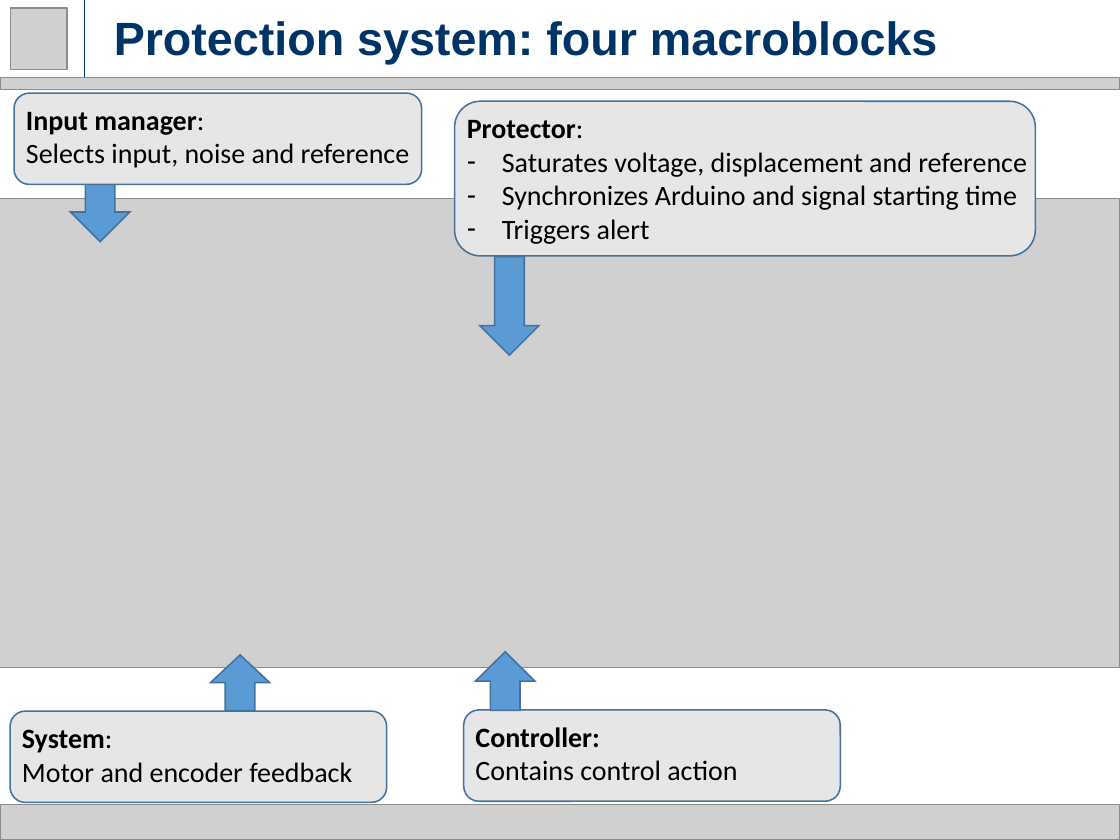
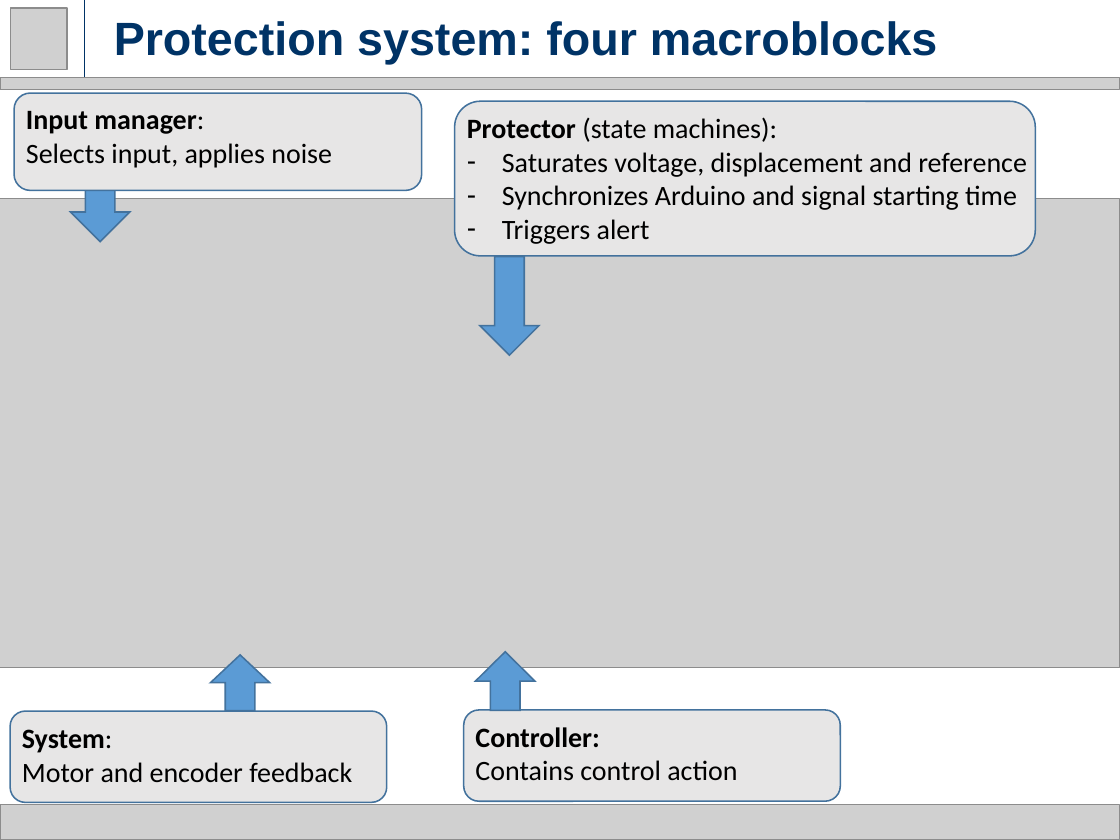
Before and after one commit to rssalessio/Control-Linear-Vibrations, a slide deck: slide 4 of finalPresentation/Part 1/Part1.pptx. Drawn at 1120x840 pixels with LibreOffice and Linux fonts; fonts in the diff are those of the drawing; grey boxes stand for pictures. Boxes give left, top, right and bottom in pixels: in the first picture for what was removed or moved away, otherwise in the second. Text is boxed around its words. In the diff, an @@ line names an element or a change of style, - is before the commit and + after.

```diff
--- a/finalPresentation/Part 1/Part1.pptx
+++ b/finalPresentation/Part 1/Part1.pptx
@@ rounded rectangle: place and size @@
-rounded rectangle at [15,93,422,185]
+rounded rectangle at [15,93,422,190]
@@ text at [467,117,777,142]: text changed; bold off @@
-Protector:
+Protector (state machines):
@@ text at [26,143,332,168]: text changed @@
-Selects input, noise and reference
+Selects input, applies noise
```
Also in this commit, not shown: 7 other slides changed.
